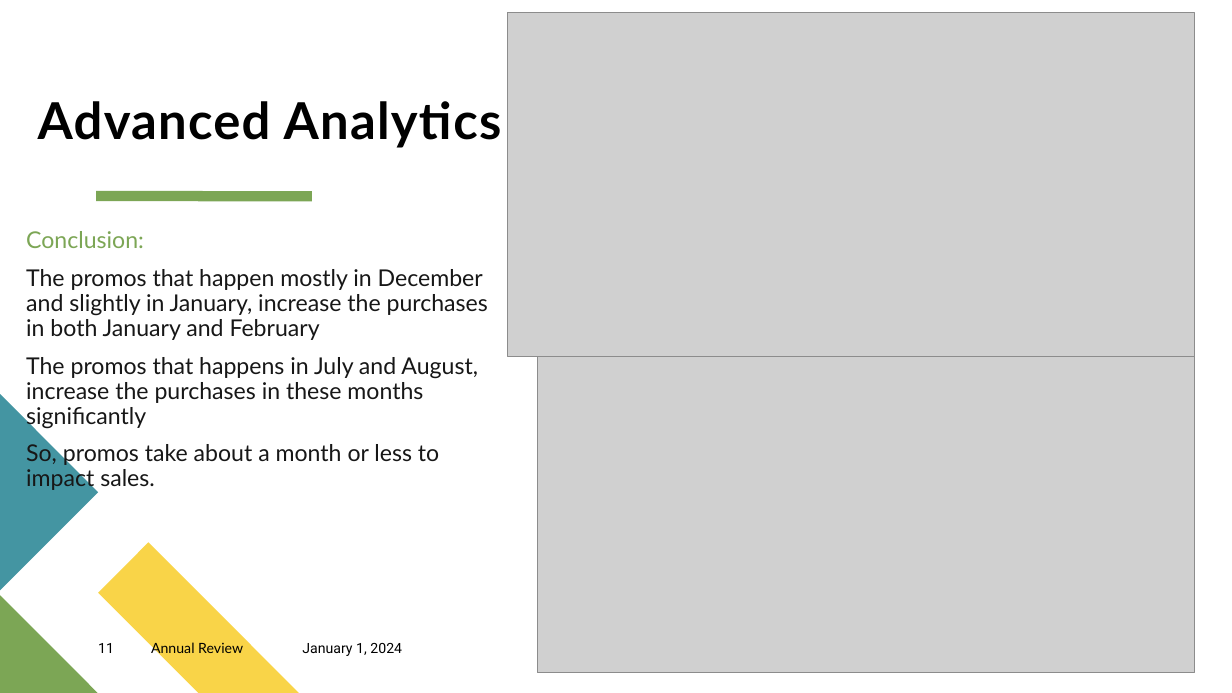
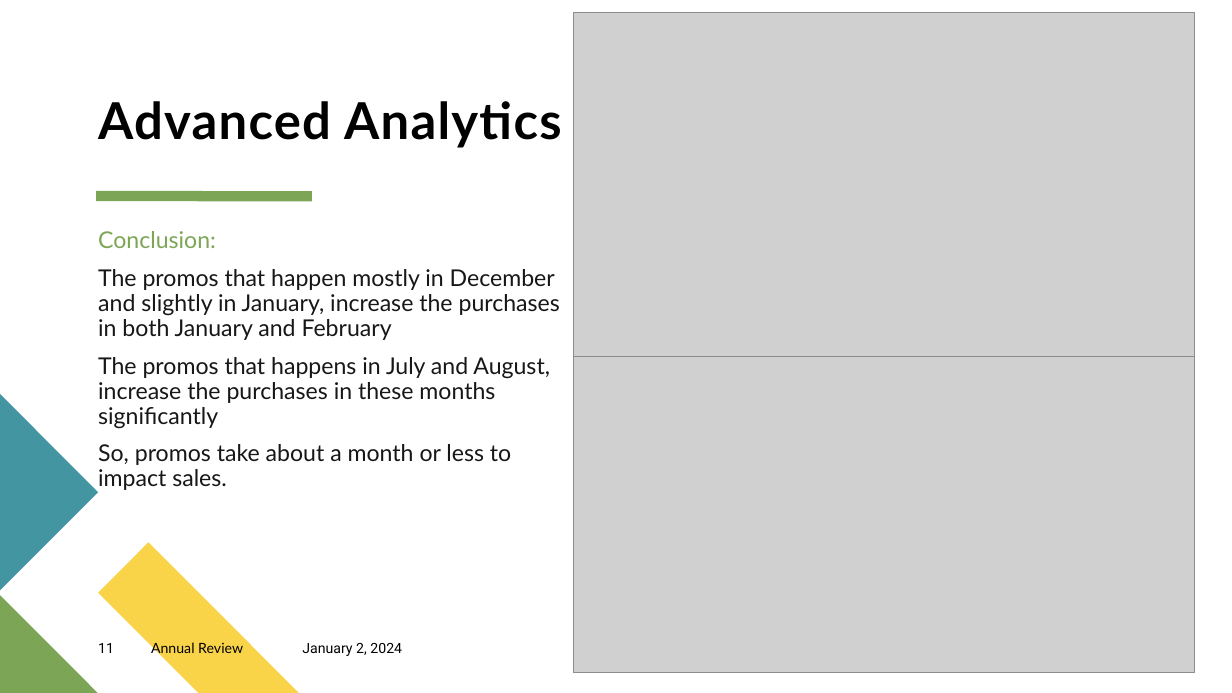
Before and after one commit to AlyAEE/Sports-Wear-Group-Classification-Project, a slide deck: slide 11 of Sport Wear Group Analytics.pptx. Drawn at 1232x693 pixels with LibreOffice and Linux fonts; fonts in the diff are those of the drawing; grey boxes stand for pictures. Boxes give left, top, right and bottom in pixels: in the first picture for what was removed or moved away, otherwise in the second. Text is boxed around its words. In the diff, an @@ line names an element or a change of style, - is before the commit and + after.

```diff
--- a/Sport Wear Group Analytics.pptx
+++ b/Sport Wear Group Analytics.pptx
@@ picture: place and size @@
-picture at (507, 13, 1195, 357)
+picture at (573, 13, 1194, 357)
@@ title "Advanced Analytics": place and size @@
-title "Advanced Analytics" at (38, 101, 502, 148)
+title "Advanced Analytics" at (98, 101, 562, 148)
@@ text "Conclusion:": place and size @@
-text "Conclusion:" at (26, 231, 488, 490)
+text "Conclusion:" at (98, 231, 560, 490)
@@ picture: place and size @@
-picture at (537, 356, 1194, 673)
+picture at (573, 356, 1194, 673)
@@ text at (302, 643, 402, 656): text changed @@
-January 1, 2024
+January 2, 2024
```
Also in this commit, not shown: 29 other slides changed, 2 slides added, 1 other file.
